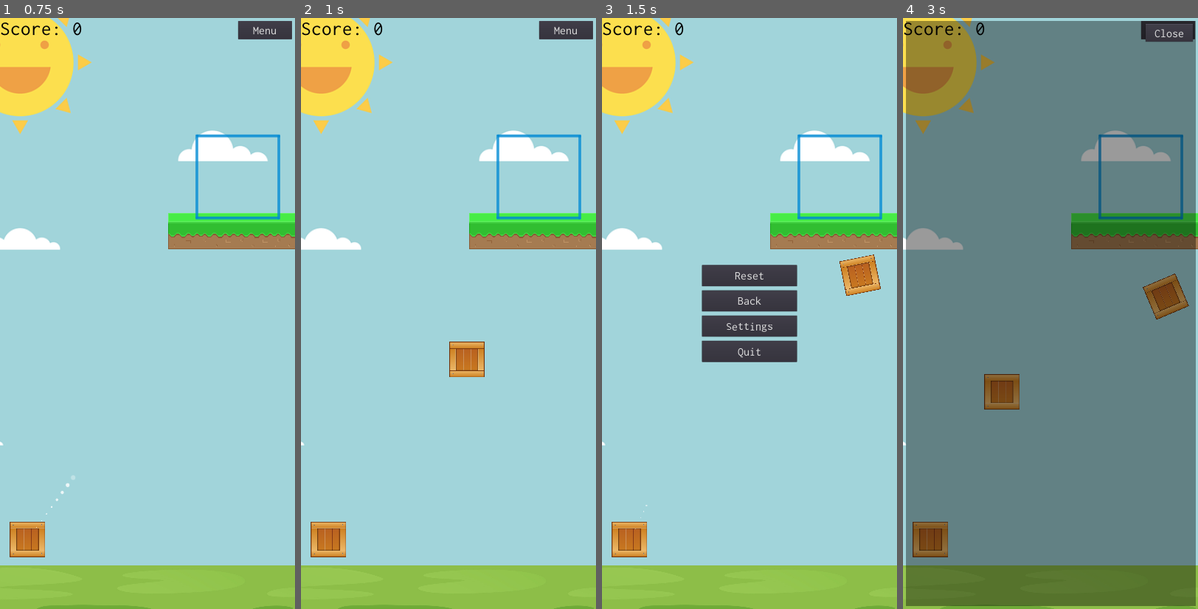
Above: before the commit, frames 1-4 (left to right).
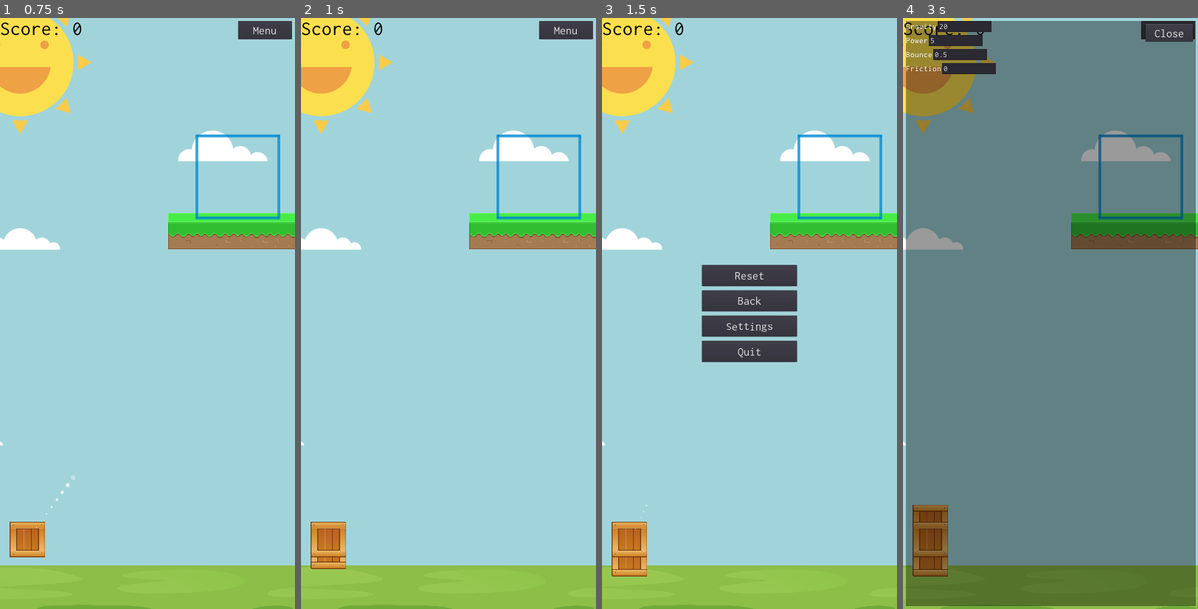
Above: after the commit, the same moments.

Repository: yakoup46/mygame
Game: Godot game, scene res://Levels/Level1.tscn
The game is run twice, just before and just after one commit, with the same random seed, the same clock (stepped at 60 frames per second) and the same inputs. This scene is started directly instead of the project's main scene.
Inputs (mouse positions are in pixels of both pictures, inside the frame that each line leads up to):
- Up to frame 1 (0.75 s): tap Enter at 0.5 s; move the mouse to (212, 283) at 0.52 s; click (212, 283) at 0.67 s
- Up to frame 2 (1 s): no input
- Up to frame 3 (1.5 s): click "Menu" at 1.25 s
- Up to frame 4 (3 s): click "Settings" at 2 s; click "Back" at 2.75 s

Frame 1 is identical in both runs. In frame 2, 1.0% of the frame differs, in the area x 3-63%, y 54-94%; in frame 3, 1.1%; in frame 4, 3.7%, in the area x 1-97%, y 0-95%.
Error after the commit: Invalid get index 'f' (on base: 'Nil'). (res://StaticBody2D.gd:17)

Commit message:
settings*

Diff:
--- a/Box/RigidBody2D.gd
+++ b/Box/RigidBody2D.gd
@@ -5,9 +5,16 @@
 var active = true
 var targetRes = Vector2(1440, 2880)
 var at_rest = false
+var file
+var settings
 
 func _ready():
 	window = OS.get_real_window_size()
+	file = File.new()
+	file.open("user://settings.save", File.READ)
+	settings = parse_json(file.get_line())
+
+	gravity_scale = float(settings['g'])
 
 func _input(event):
 	if (!get_parent().active):
@@ -27,11 +34,11 @@
 
 				#apply_central_impulse(Vector2(dir.x * 2, -sqrt(abs(dir.y*(14000)))))
 				#apply_central_impulse(Vector2(sqrt(abs(dir.x)), -sqrt(abs(dir.y))) * 125)
-				apply_central_impulse(dir * 5)
+
+				apply_central_impulse(dir * float(settings['p']))
 				#angular_velocity = dir.normalized().x
 
 func _physics_process(delta):
-	print(linear_velocity.abs() < Vector2(5, 5))
 	if linear_velocity.abs() < Vector2(5, 5):
 		at_rest = true
 	else:
--- a/Scenes/UI.tscn
+++ b/Scenes/UI.tscn
@@ -21,6 +21,13 @@
 Button/styles/normal = null
 Button/styles/pressed = null
 
+[sub_resource type="DynamicFont" id=4]
+size = 40
+font_data = ExtResource( 1 )
+
+[sub_resource type="Theme" id=5]
+default_font = SubResource( 4 )
+
 [sub_resource type="DynamicFont" id=3]
 size = 50
 font_data = ExtResource( 1 )
@@ -69,7 +76,6 @@
 text = "Settings"
 
 [node name="Settings" type="Control" parent="."]
-editor/display_folded = true
 visible = false
 margin_right = 1415.0
 margin_bottom = 2850.0
@@ -88,6 +94,81 @@
 margin_right = -15.0
 margin_bottom = 100.0
 text = "Close"
+
+[node name="VBoxContainer" type="VBoxContainer" parent="Settings"]
+editor/display_folded = true
+margin_right = 497.0
+margin_bottom = 253.0
+size_flags_horizontal = 2
+theme = SubResource( 5 )
+custom_constants/separation = 15
+
+[node name="Gravity" type="HBoxContainer" parent="Settings/VBoxContainer"]
+margin_right = 497.0
+margin_bottom = 52.0
+
+[node name="Label" type="Label" parent="Settings/VBoxContainer/Gravity"]
+margin_top = 5.0
+margin_right = 140.0
+margin_bottom = 47.0
+text = "Gravity"
+
+[node name="LineEdit" type="LineEdit" parent="Settings/VBoxContainer/Gravity"]
+margin_left = 144.0
+margin_right = 394.0
+margin_bottom = 52.0
+text = "20"
+
+[node name="Power" type="HBoxContainer" parent="Settings/VBoxContainer"]
+margin_top = 67.0
+margin_right = 497.0
+margin_bottom = 119.0
+
+[node name="Label" type="Label" parent="Settings/VBoxContainer/Power"]
+margin_top = 5.0
+margin_right = 100.0
+margin_bottom = 47.0
+text = "Power"
+
+[node name="LineEdit" type="LineEdit" parent="Settings/VBoxContainer/Power"]
+margin_left = 104.0
+margin_right = 354.0
+margin_bottom = 52.0
+text = "5"
+
+[node name="Bounce" type="HBoxContainer" parent="Settings/VBoxContainer"]
+margin_top = 134.0
+margin_right = 497.0
+margin_bottom = 186.0
+
+[node name="Label" type="Label" parent="Settings/VBoxContainer/Bounce"]
+margin_top = 5.0
+margin_right = 120.0
+margin_bottom = 47.0
+text = "Bounce"
+
+[node name="LineEdit" type="LineEdit" parent="Settings/VBoxContainer/Bounce"]
+margin_left = 124.0
+margin_right = 374.0
+margin_bottom = 52.0
+text = "0.5"
+
+[node name="Friction" type="HBoxContainer" parent="Settings/VBoxContainer"]
+margin_top = 201.0
+margin_right = 497.0
+margin_bottom = 253.0
+
+[node name="Label" type="Label" parent="Settings/VBoxContainer/Friction"]
+margin_top = 5.0
+margin_right = 160.0
+margin_bottom = 47.0
+text = "Friction"
+
+[node name="LineEdit" type="LineEdit" parent="Settings/VBoxContainer/Friction"]
+margin_left = 164.0
+margin_right = 414.0
+margin_bottom = 52.0
+text = "0"
 
 [node name="Level" type="Control" parent="."]
 editor/display_folded = true
--- a/StaticBody2D.gd
+++ b/StaticBody2D.gd
@@ -6,10 +6,16 @@
 var win
 var shape
 var shapeowner
+var file
+var settings
 
 func _ready():
-	friction = 0
-	bounce = 0.5
+	file = File.new()
+	file.open("user://settings.save", File.READ)
+	settings = parse_json(file.get_line())
+
+	friction = float(settings['f'])
+	bounce = float(settings['b'])
 	win = Vector2(1440, 2880)
 	thalf = (tin + tout) /2
 	for extpos in [
--- a/UI.gd
+++ b/UI.gd
@@ -1,4 +1,17 @@
 extends Control
+
+func _ready():
+	var file = File.new()
+
+	if (file.file_exists("user://settings.save")):
+		file.open("user://settings.save", File.READ)
+
+		var settings = parse_json(file.get_line())
+
+		get_node("Settings/VBoxContainer/Gravity/LineEdit").text = settings['g']
+		get_node("Settings/VBoxContainer/Power/LineEdit").text = settings['p']
+		get_node("Settings/VBoxContainer/Bounce/LineEdit").text = settings['b']
+		get_node("Settings/VBoxContainer/Friction/LineEdit").text = settings['f']
 
 func _on_Start_pressed():
 	LevelManager.load_level()
@@ -21,6 +34,19 @@
 	get_node("Settings").visible = true
 
 func _on_Close_pressed():
+	var settings = File.new()
+	settings.open("user://settings.save", File.WRITE)
+
+	var data = {}
+
+	data['g'] = get_node("Settings/VBoxContainer/Gravity/LineEdit").text
+	data['p'] = get_node("Settings/VBoxContainer/Power/LineEdit").text
+	data['b'] = get_node("Settings/VBoxContainer/Bounce/LineEdit").text
+	data['f'] = get_node("Settings/VBoxContainer/Friction/LineEdit").text
+
+	settings.store_line(to_json(data))
+	settings.close()
+
 	get_node("Settings").visible = false
 
 func _on_Quit_pressed():
Not shown: 1 places in Scenes/UI.tscn that only renumber resources
